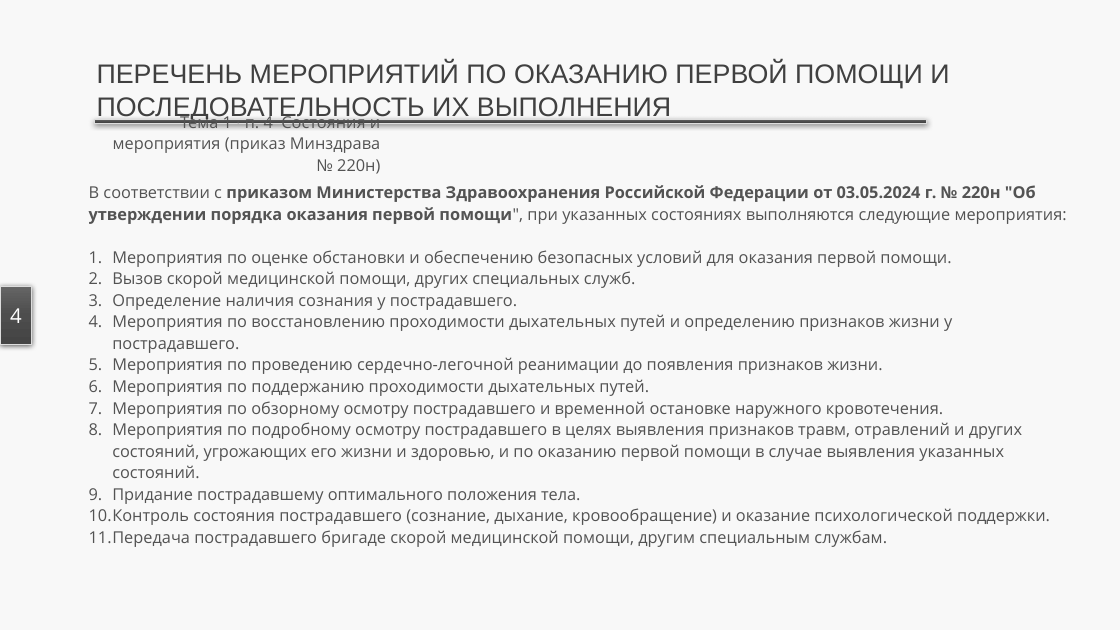
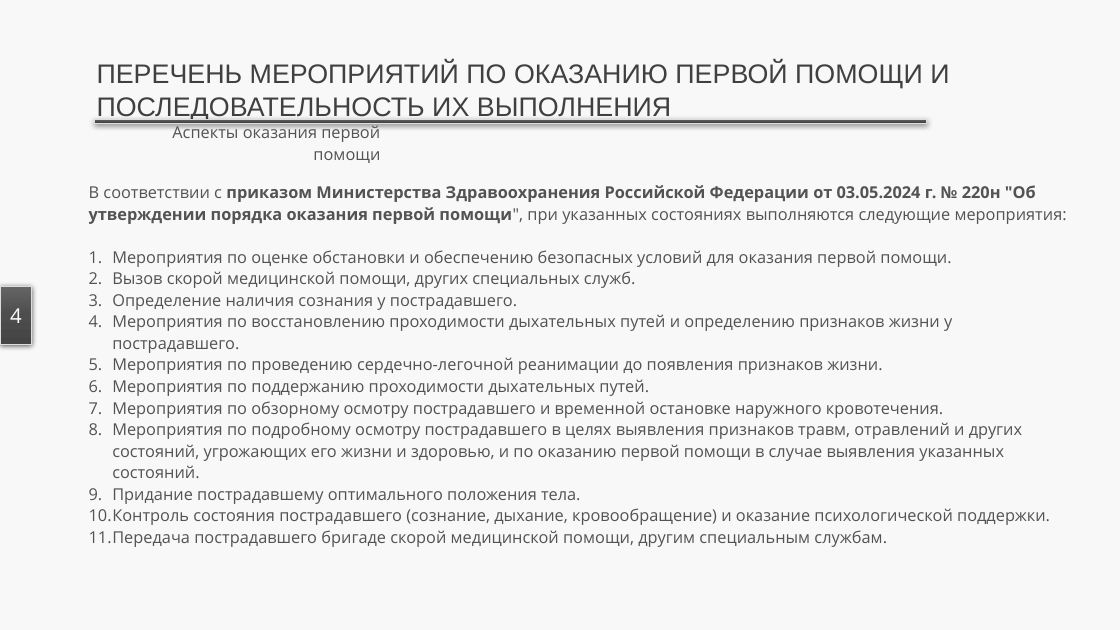
Before and after one commit to lysakalenushka-hash/-, a slide deck: slide 4 of first_aid_tema1_numbered/4_Перечень_состояний_и_мероприятий_первой_помощи.pptx. Drawn at 1120x630 pixels with LibreOffice and Linux fonts; fonts in the diff are those of the drawing. Boxes give left, top, right and bottom in pixels: in the first picture for what was removed or moved away, otherwise in the second. Text is boxed around its words. In the diff, an @@ line names an element or a change of style, - is before the commit and + after.

```diff
--- a/first_aid_tema1_numbered/4_Перечень_состояний_и_мероприятий_первой_помощи.pptx
+++ b/first_aid_tema1_numbered/4_Перечень_состояний_и_мероприятий_первой_помощи.pptx
@@ text at (x1=172, y1=124, x2=380, y2=163): text changed; text colour none to #535353 @@
-Тема 1 · п. 4 Состояния и мероприятия (приказ Минздрава № 220н)
+Аспекты оказания первой помощи
```
Also in this commit, not shown: 2 other slides changed, 6 other files.
